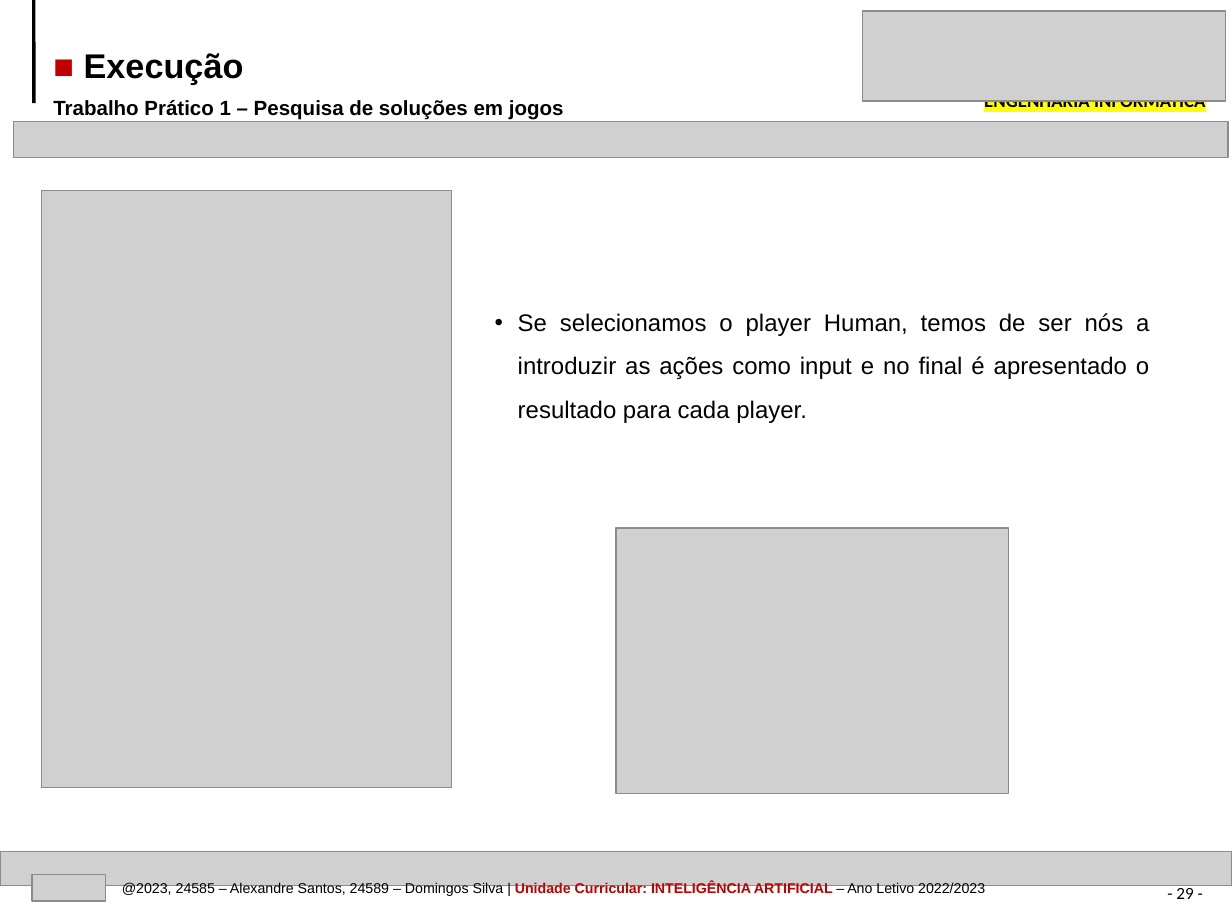
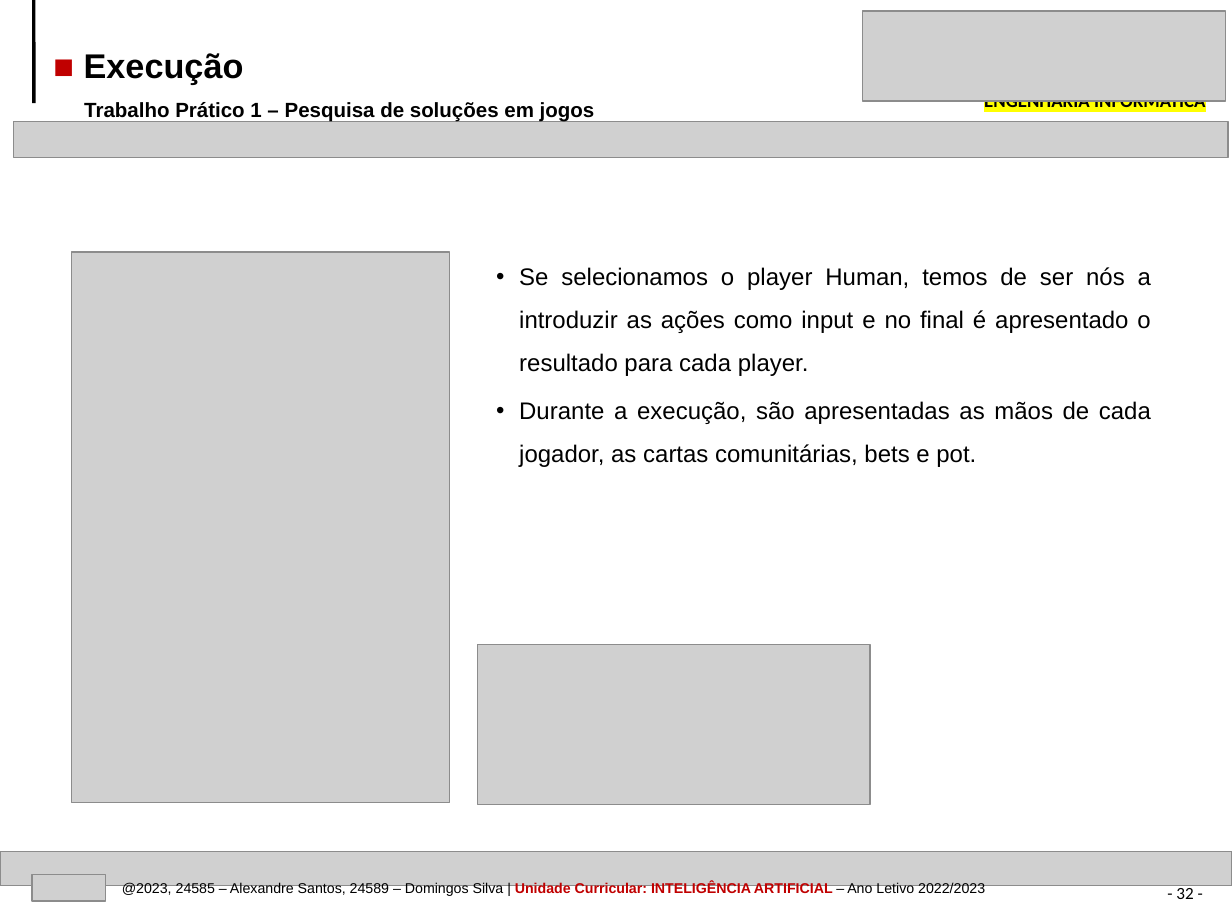
Before and after one commit to AlexandrePSantos/IPVC_EI_IA_TP1_TexasHoldEm, a slide deck: slide 32 of IPVC-EI-IA-TrabPratico1-Pesquisa_solucoes_jogos-24585-24589.pptx (slide 29 before the commit). Drawn at 1232x924 pixels with LibreOffice and Linux fonts; fonts in the diff are those of the drawing; grey boxes stand for pictures. Boxes give left, top, right and bottom in pixels: in the first picture for what was removed or moved away, otherwise in the second. Text is boxed around its words. In the diff, an @@ line names an element or a change of style, - is before the commit and + after.

```diff
--- a/IPVC-EI-IA-TrabPratico1-Pesquisa_solucoes_jogos-24585-24589.pptx
+++ b/IPVC-EI-IA-TrabPratico1-Pesquisa_solucoes_jogos-24585-24589.pptx
@@ text "Trabalho Prático 1 – Pesquisa ..." moved from (x1=53, y1=100, x2=564, y2=120) to (x1=84, y1=102, x2=595, y2=122) @@
@@ picture resized from (x1=42, y1=190, x2=452, y2=787) to (x1=71, y1=253, x2=450, y2=803) @@
@@ text "Se selecionamos o player Human, ..." moved from (x1=518, y1=313, x2=1149, y2=423) to (x1=519, y1=267, x2=1151, y2=467) @@
@@ text at (x1=519, y1=401, x2=1151, y2=467): paragraph added @@
+• Durante a execução, são apresentadas as mãos de cada jogador, as cartas comunitárias, bets e pot.
@@ picture resized from (x1=616, y1=529, x2=1008, y2=795) to (x1=478, y1=644, x2=870, y2=804) @@
@@ page number at (x1=1176, y1=885, x2=1193, y2=899): text changed @@
-- 29 -
+- 32 -
```
Also in this commit, not shown: 28 other slides changed, 6 slides added, 39 other files.
